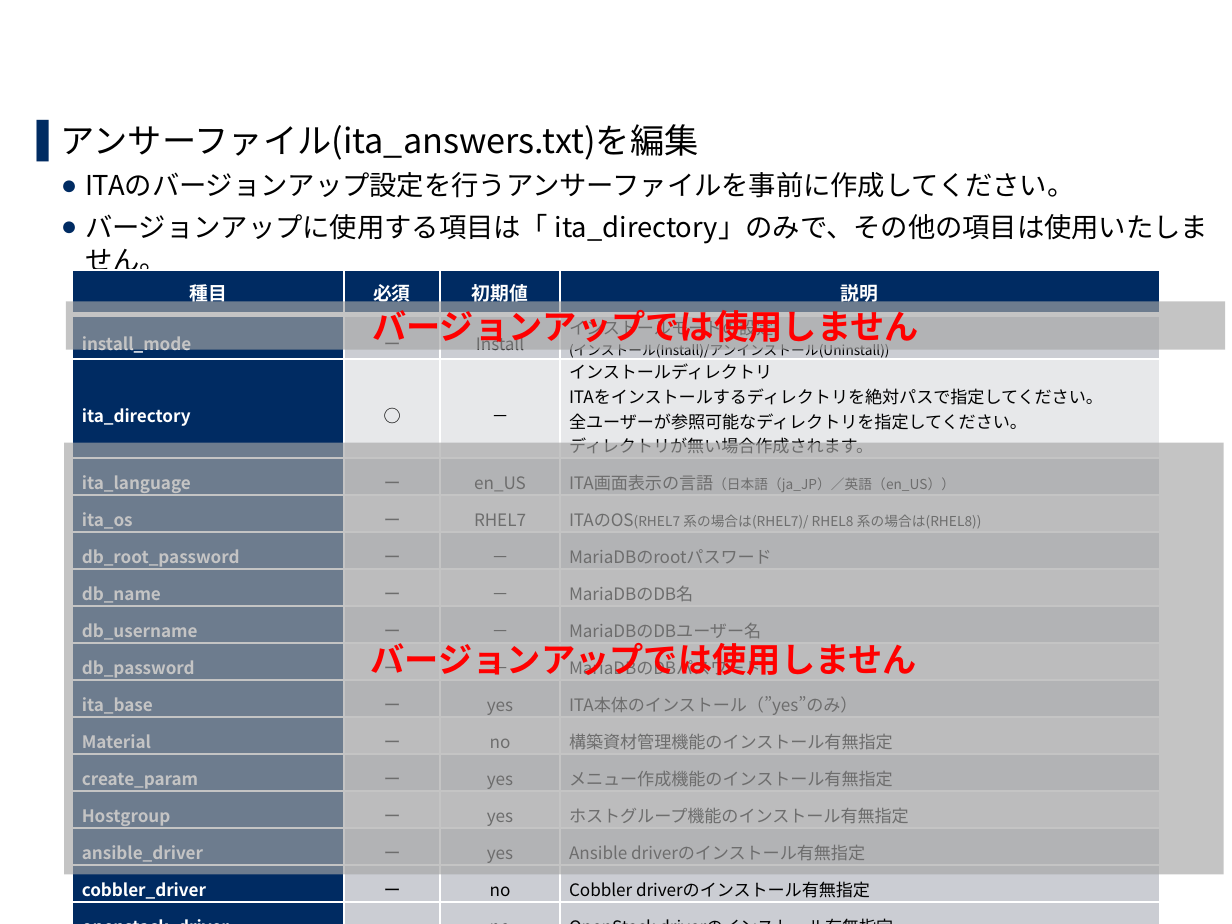
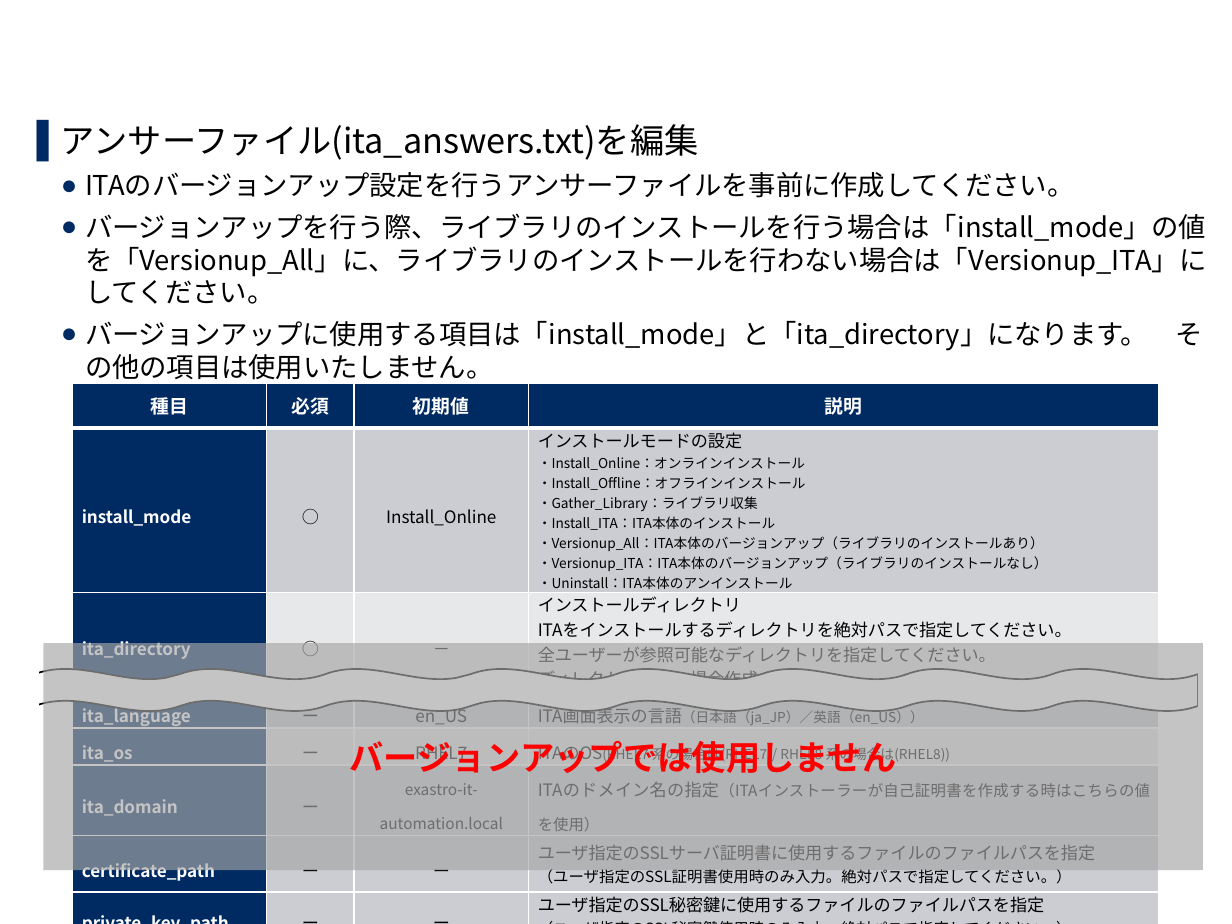
Before and after one commit to exastro-suite/it-automation-docs, a slide deck: slide 11 of asset/Learn_ja/ITA-version-up_ja.pptx. Drawn at 1232x924 pixels with LibreOffice and Linux fonts; fonts in the diff are those of the drawing; background and template pictures are left out. Boxes give left, top, right and bottom in pixels: in the first picture for what was removed or moved away, otherwise in the second. Text is boxed around its words. In the diff, an @@ line names an element or a change of style, - is before the commit and + after.

```diff
--- a/asset/Learn_ja/ITA-version-up_ja.pptx
+++ b/asset/Learn_ja/ITA-version-up_ja.pptx
@@ text at (85,214,1206,380): text changed @@
-  ● バージョンアップに使用する項目は「 ita_directory」のみで、その他の項目は使用いたしません。
+  ● バージョンアップを行う際、ライブラリのインストールを行う場合は「install_mode」の値を「Versionup_All」に、ライブラリのインストールを行わない場合は「Versionup_ITA」にしてください。
+  ● バージョンアップに使用する項目は「install_mode」と「ita_directory」になります。 その他の項目は使用いたしません。
@@ rectangle removed at (65,302,1225,350) @@
-バージョンアップでは使用しません
@@ table at (73,383,1161,917) @@
-row 2: install_mode | ー | Install | インストールモードの設定 / (インストール(Install)/アンインストール(Uninstall))
+row 2: install_mode | ○ | Install_Online | インストールモードの設定 / ・Install_Online：オンラインインストール / ・Install_Offline：オフラインインストール / ・Gather_Library：ライブラリ収集 / ・Install_ITA：ITA本体のインストール / ・Versionup_All：ITA本体のバージョンアップ（ライブラリのインストールあり） / ・Versionup_ITA：ITA本体のバージョンアップ（ライブラリのインストールなし） / ・Uninstall：ITA本体のアンインストール
-row 6: db_root_password | ー | － | MariaDBのrootパスワード
-row 7: db_name | ー | － | MariaDBのDB名
-row 8: db_username | ー | － | MariaDBのDBユーザー名
-row 9: db_password | ー | － | MariaDBのDBパスワード
-row 10: ita_base | ー | yes | ITA本体のインストール（”yes”のみ）
-row 11: Material | ー | no | 構築資材管理機能のインストール有無指定
-row 12: create_param | ー | yes | メニュー作成機能のインストール有無指定
-row 13: Hostgroup | ー | yes | ホストグループ機能のインストール有無指定
-row 14: ansible_driver | ー | yes | Ansible driverのインストール有無指定
-row 15: cobbler_driver | ー | no | Cobbler driverのインストール有無指定
-row 16: openstack_driver | ー | no | OpenStack driverのインストール有無指定
-row 17: terraform_driver | ー | no | Terraform driverのインストール有無指定
+row 6: ita_domain | ー | exastro-it-automation.local | ITAのドメイン名の指定（ITAインストーラーが自己証明書を作成する時はこちらの値を使用）
+row 7: certificate_path | ー | ー | ユーザ指定のSSLサーバ証明書に使用するファイルのファイルパスを指定 / （ユーザ指定のSSL証明書使用時のみ入力。絶対パスで指定してください。）
+row 8: private_key_path | ー | ー | ユーザ指定のSSL秘密鍵に使用するファイルのファイルパスを指定 / （ユーザ指定のSSL秘密鍵使用時のみ入力。絶対パスで指定してください。）
@@ table: place and size @@
-table at (73,270,1159,906)
+table at (73,383,1161,917)
@@ rectangle "バージョンアップでは使用しません": place and size @@
-rectangle "バージョンアップでは使用しません" at (64,442,1223,875)
+rectangle "バージョンアップでは使用しません" at (43,643,1202,870)
@@ rectangle added at (30,669,39,727), fill #FFFFFF @@
@@ freeform shape added at (34,669,1198,711), fill #FFFFFF, outline #000000 1 pt @@
@@ rectangle added at (1198,669,1207,727), fill #FFFFFF @@
```
Also in this commit, not shown: 10 other slides changed, 1 slide added, 14 other files.
